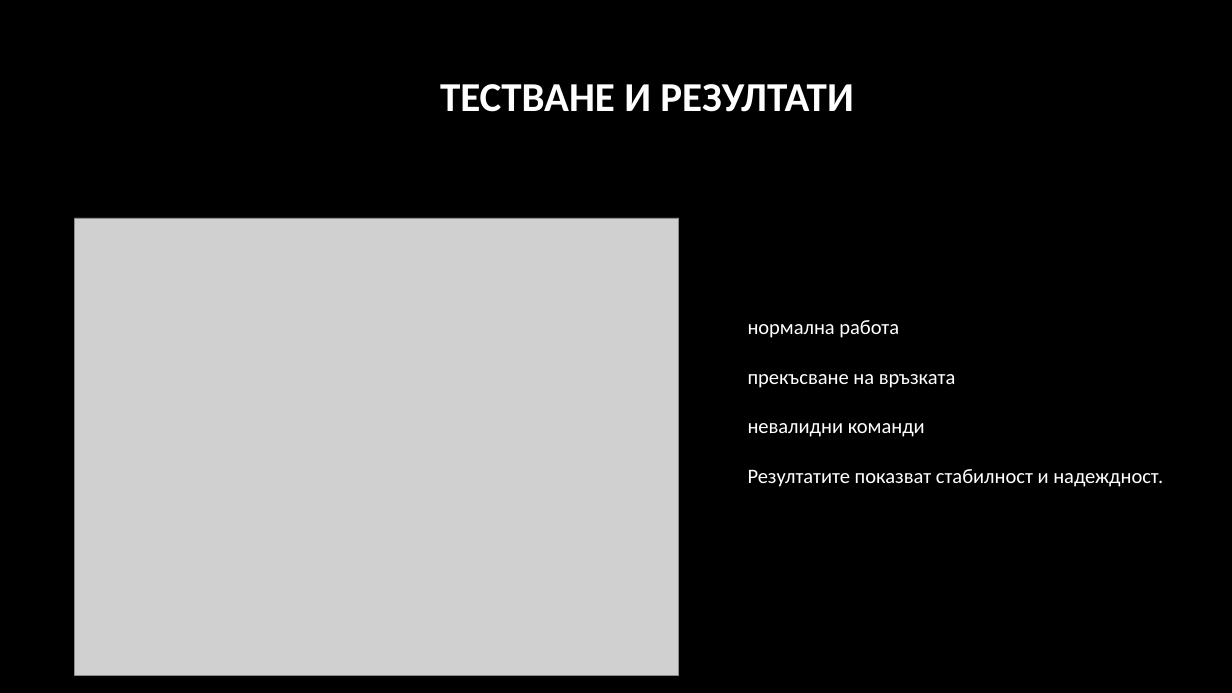
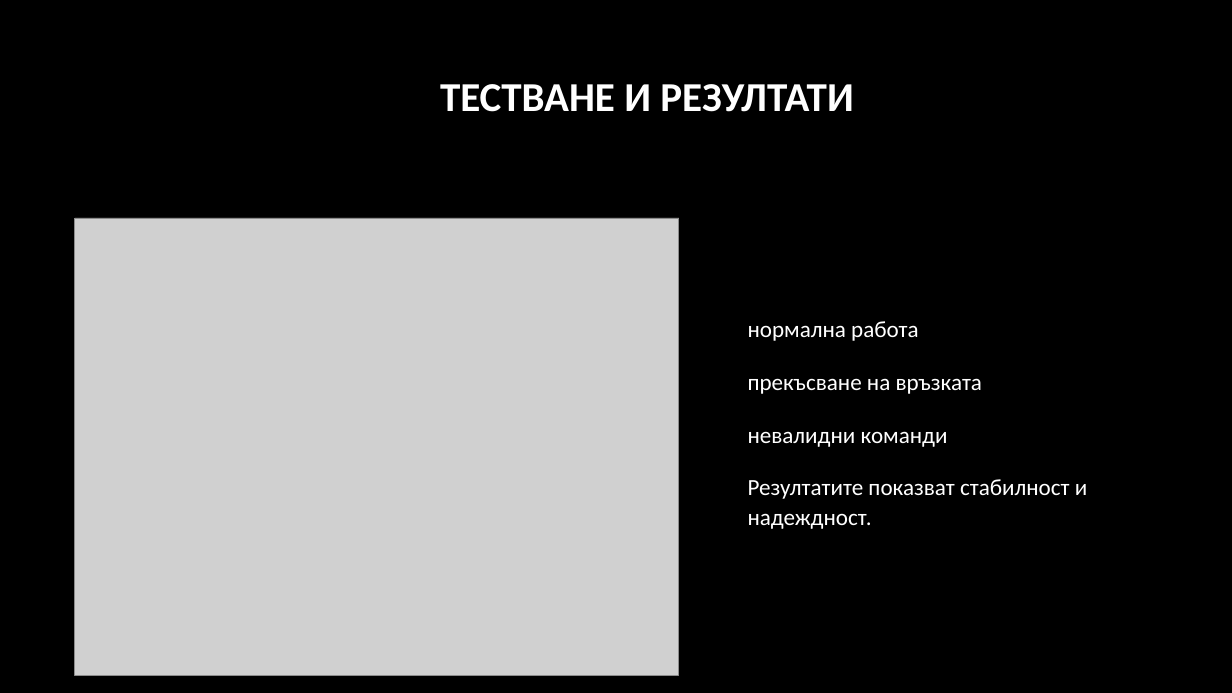
Before and after one commit to pgee-dzi2024/ThemeSP_2603, a slide deck: slide 9 of DR/Защита.pptx. Drawn at 1232x693 pixels with LibreOffice and Linux fonts; fonts in the diff are those of the drawing; grey boxes stand for pictures; background and template pictures are left out. Boxes give left, top, right and bottom in pixels: in the first picture for what was removed or moved away, otherwise in the second. Text is boxed around its words. In the diff, an @@ line names an element or a change of style, - is before the commit and + after.

```diff
--- a/DR/Защита.pptx
+++ b/DR/Защита.pptx
@@ text "нормална работа" at [748, 321, 1087, 529]: size 16 to 18 pt @@
```
Also in this commit, not shown: 3 other slides changed, 1 other file.
